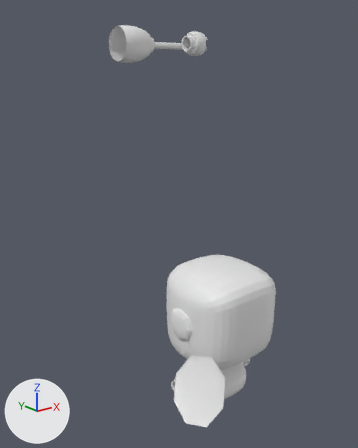
The Blender file rbt_arg.blend: old version first, new version second.
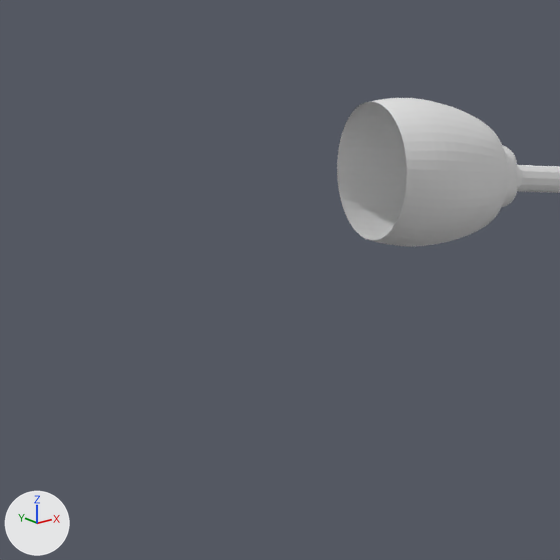
The first picture shows the older version from a 50 mm lens placed at (-3.14, -3.28, 3.11), pointed at (-0.48, 0.04, 1.78). The close-ups show both versions on the part from 7% to 46% of the width and 0% to 32% of the height of that picture; other places that the commit changed are outside them. Arrows for +X, +Y and +Z are at lower left; the lights stay in place.

In view in the first close-up: 'antebraco', 'cotovelo'.
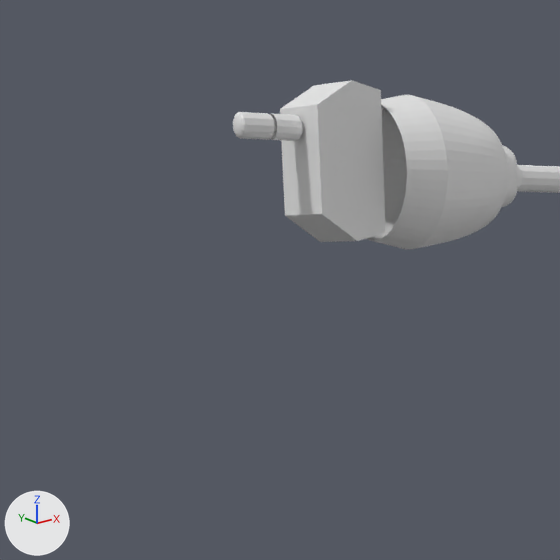
Where the change shows, as pixel boxes (x1, y1, x2, y2) in the close-ups (560 x 560 px):
'Cube', added: after (280, 80, 386, 242)
'falange02', added: after (233, 112, 274, 140)
'falange01', added: after (270, 113, 302, 141)
'knuckles', added: after (273, 119, 303, 135)

The change, as a diff of the scene's bpy script:
```diff
--- a/rbt_arg.blend.py
+++ b/rbt_arg.blend.py
@@ me_sphere_007 @@
+me_sphere_007.from_pydata(...)  # 170 vertices, 180 faces; spans x -1.5..1.5, y -1.5..1.5, z -8.45..-4.0
@@ me_sphere_006 @@
+me_sphere_006.from_pydata(...)  # 170 vertices, 180 faces; spans x -1.51..1.51, y -1.51..1.51, z -3.62..-0.2
@@ me_sphere @@
+me_sphere.from_pydata(...)  # a UV sphere (12 segments, 16 rings, poles along z) spanning x -1.0..1.0, y -1.0..1.0, z -1.0..1.0; a UV sphere (12 segments, 16 rings, poles along z) spanning x -1.0..1.0, y -1.0..1.0, z -4.82..-2.82
@@ me_cube_001 @@
+me_cube_001.from_pydata(...)  # 12 vertices, 10 faces; spans x -1.0..1.0, y 4.42..6.42, z -1.52..1.52
@@ ob_falange02 @@
+ob_falange02 = bpy.data.objects.new('falange02', me_sphere_007)
+ob_falange02.location = (-1.001, 0.404, 3.378)
+ob_falange02.rotation_euler = (0.0, 1.571, 0.0)  # degrees (0, 90, 0)
+ob_falange02.scale = (0.0164, 0.0164, 0.0164)
@@ ob_falange01 @@
+ob_falange01 = bpy.data.objects.new('falange01', me_sphere_006)
+ob_falange01.location = (-1.001, 0.404, 3.378)
+ob_falange01.rotation_euler = (0.0, 1.571, 0.0)  # degrees (0, 90, 0)
+ob_falange01.scale = (0.0164, 0.0164, 0.0164)
@@ ob_knuckles @@
+ob_knuckles = bpy.data.objects.new('knuckles', me_sphere)
+ob_knuckles.location = (-1.001, 0.404, 3.378)
+ob_knuckles.rotation_euler = (0.0, 1.571, 0.0)  # degrees (0, 90, 0)
+ob_knuckles.scale = (0.0164, 0.0164, 0.0164)
@@ ob_cube @@
+ob_cube = bpy.data.objects.new('Cube', me_cube_001)
+ob_cube.location = (-0.922, 0.0, 3.314)
+ob_cube.scale = (0.0744, 0.0744, 0.1)
```
